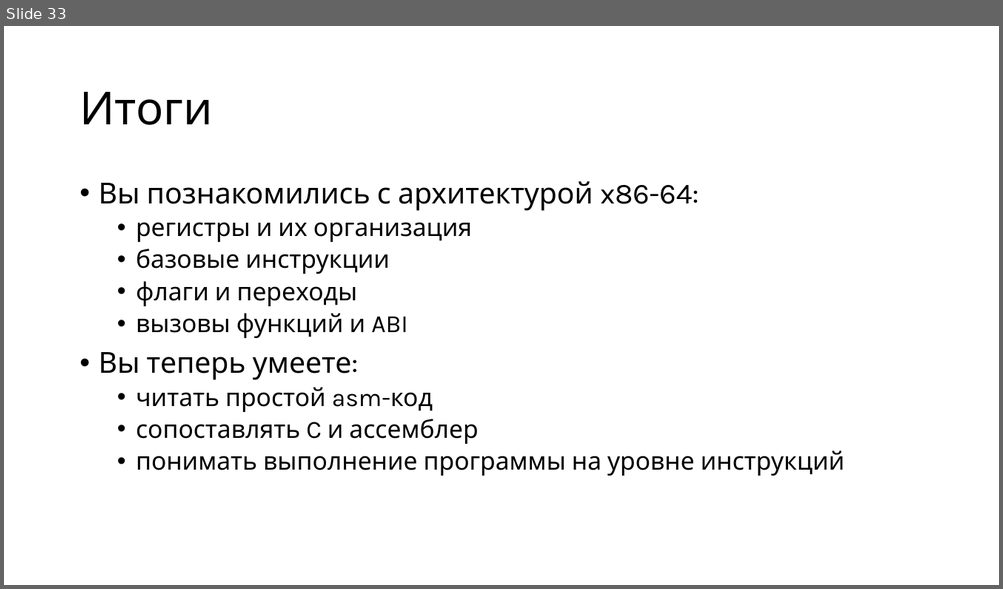
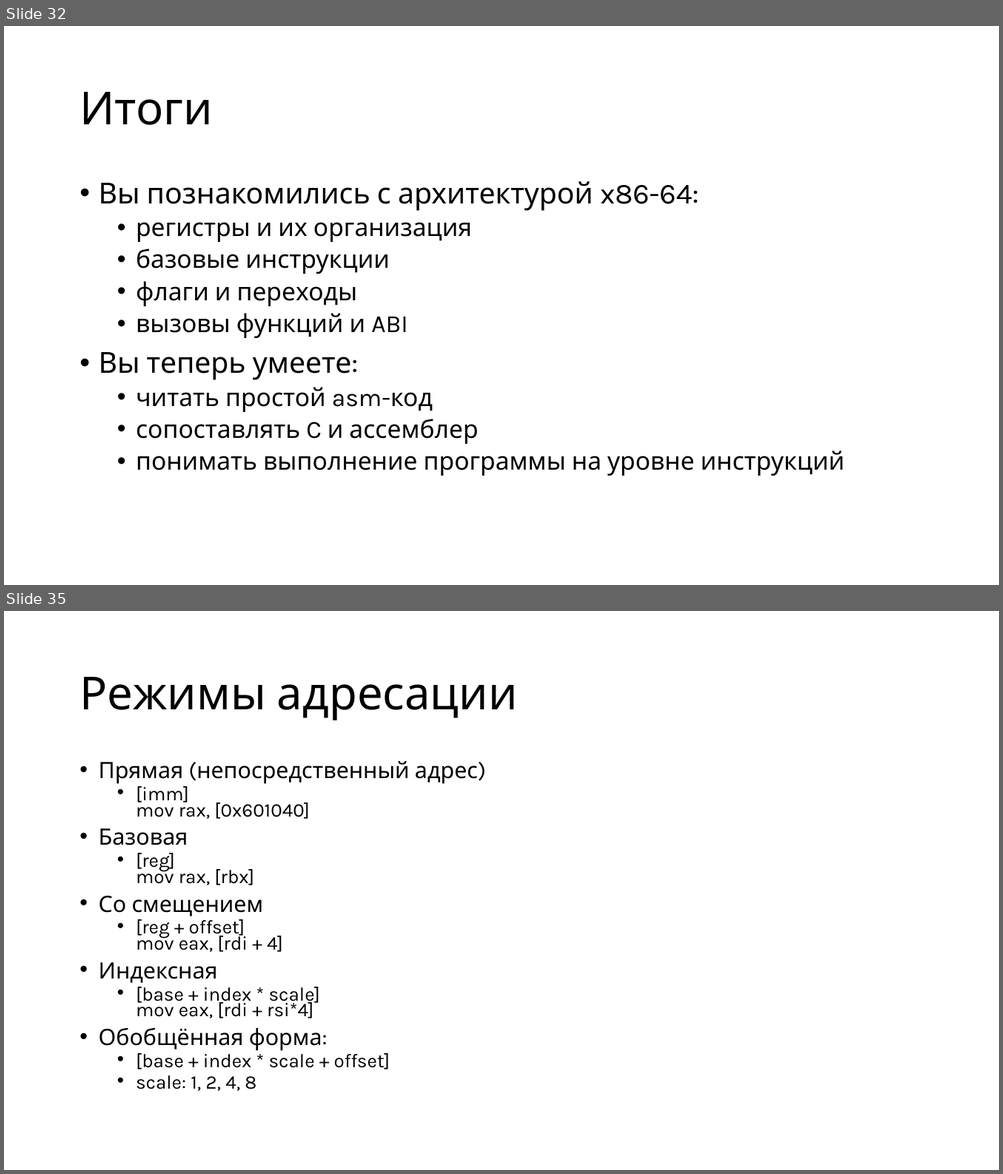
Before and after one commit to alexey-malov/mpp, a slide deck: lectures/13/Intel x86-64 Assembly.pptx. Shown one above the other, each under a label of ours: slide 33 before the commit, slides 32 and 35 after it; the slides between them are not shown. The pictures are 1003x589 and 1003x1174 pixels, drawn with LibreOffice and Linux fonts; fonts in the diff are those of the drawing. Boxes give left, top, right and bottom in pixels: in the first picture for what was removed or moved away, otherwise in the second. Text is boxed around its words. In the diff, an @@ line names an element or a change of style, - is before the commit and + after.

```diff
--- a/lectures/13/Intel x86-64 Assembly.pptx
+++ b/lectures/13/Intel x86-64 Assembly.pptx
@@ slide 35 added at bbox=[4, 611, 999, 1170], background #FFFFFF @@
@@ title added at bbox=[79, 677, 518, 721], 44 pt, text #000000 @@
+Режимы адресации
@@ text added at bbox=[99, 761, 478, 1091], 18.6 pt, text #000000 @@
+• Прямая (непосредственный адрес)
+  • [imm]
+    mov rax, [0x601040]
+• Базовая
+  • [reg]
+    mov rax, [rbx]
+• Со смещением
+  • [reg + offset]
+    mov eax, [rdi + 4]
+• Индексная
+  • [base + index * scale]
+    mov eax, [rdi + rsi*4]
+• Обобщённая форма:
+  • [base + index * scale + offset]
+  • scale: 1, 2, 4, 8
@@ what was slide 33 is now slide 32 @@
```
Also in this commit, not shown: 45 other slides added, 1 slide removed, 2 other files.
